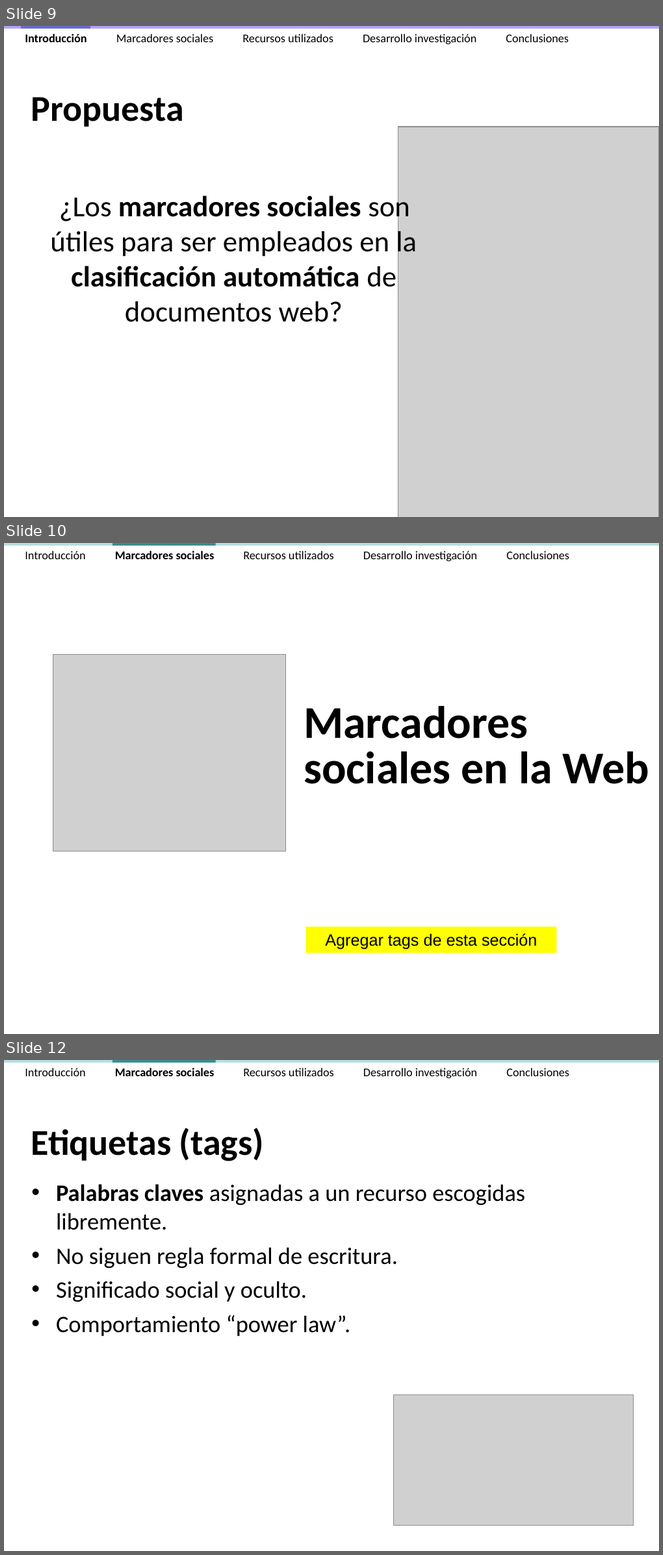
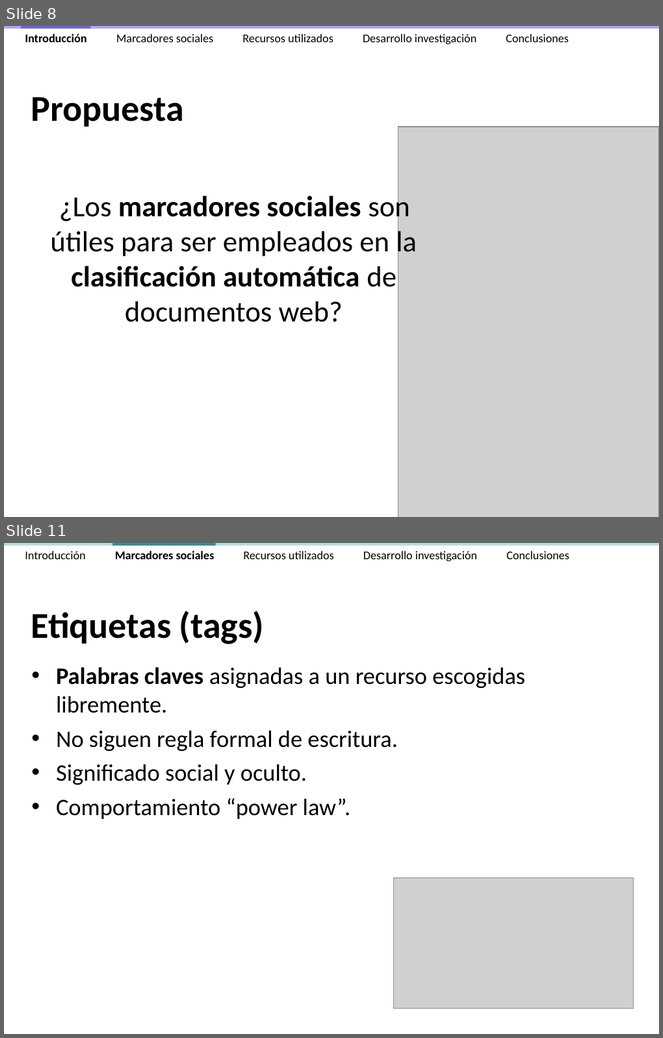
Before and after one commit to ak907kenai/nicotournetesis, a slide deck: docs_trunk/Presentación/Nicolás Tourné - Presentación Tesis (v2.4).ppt. Shown one above the other, each under a label of ours: slides 9, 10 and 12 before the commit, slides 8 and 11 after it; the slides between them are not shown. The pictures are 663x1555 and 663x1038 pixels, drawn with LibreOffice and Linux fonts; fonts in the diff are those of the drawing; grey boxes stand for pictures. Boxes give left, top, right and bottom in pixels: in the first picture for what was removed or moved away, otherwise in the second. Text is boxed around its words. In the diff, an @@ line names an element or a change of style, - is before the commit and + after.

```diff
--- a/docs_trunk/Presentación/Nicolás Tourné - Presentación Tesis (v2.4).ppt
+++ b/docs_trunk/Presentación/Nicolás Tourné - Presentación Tesis (v2.4).ppt
@@ slide 10 removed at box(4, 543, 659, 1034), background #FFFFFF @@
@@ rectangle removed at box(4, 543, 659, 546) @@
@@ text removed at box(25, 551, 570, 561) @@
-Introducción Marcadores sociales Recursos utilizados Desarrollo investigación Conclusiones
@@ rectangle removed at box(113, 543, 216, 546) @@
@@ picture removed at box(53, 654, 285, 851) @@
@@ text removed at box(304, 706, 528, 739) @@
-Marcadores
@@ text removed at box(304, 752, 650, 784) @@
-sociales en la Web
@@ rectangle removed at box(306, 927, 557, 953) @@
-Agregar tags de esta sección
@@ what was slide 9 is now slide 8 @@
@@ what was slide 12 is now slide 11 @@
```
Also in this commit, not shown: 18 slides changed, 2 slides added, 8 other slides removed, 1 other file.
